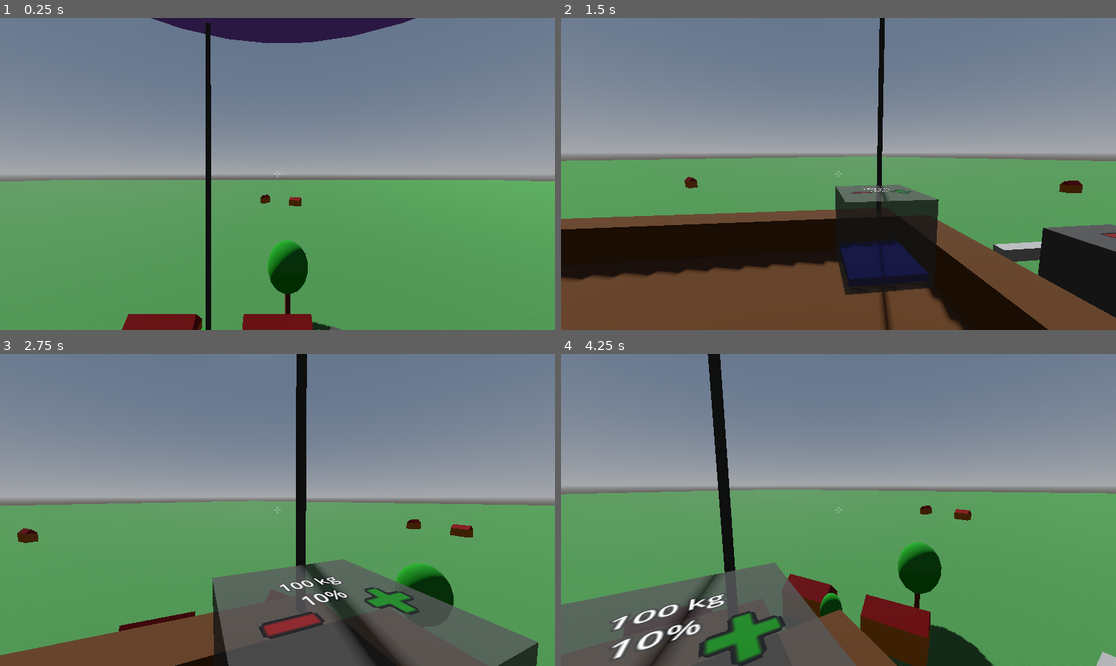
Above: before the commit, frames 1-4 (two rows, left to right).
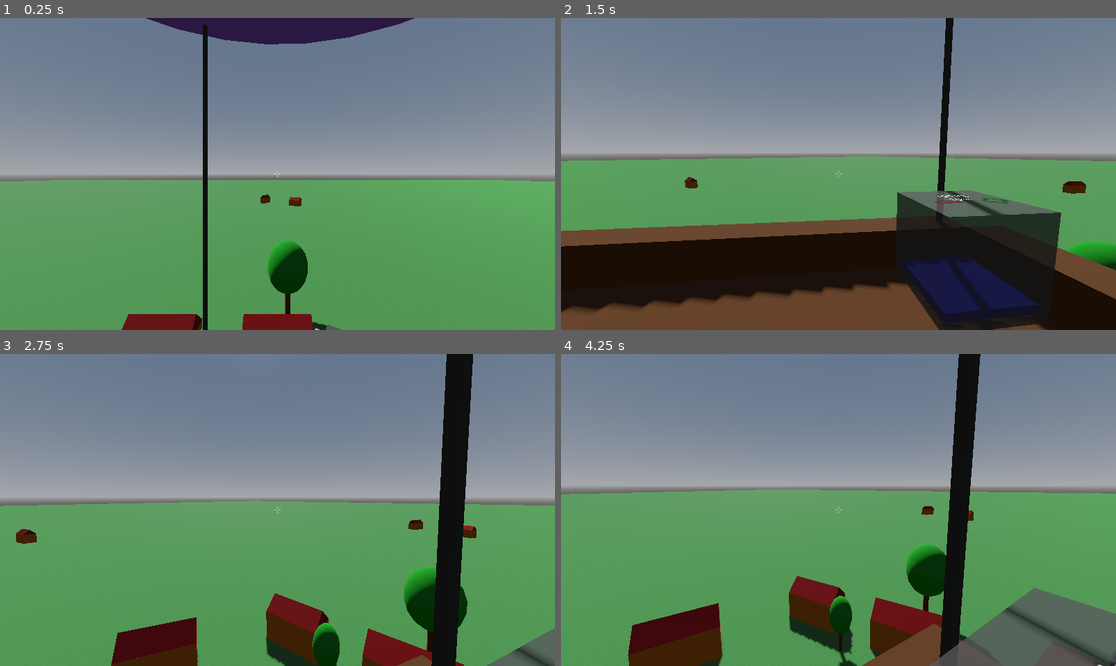
Above: after the commit, the same moments.

Repository: jmdejong/airships
Game: Godot game, scene res://scenes/world.tscn
Two runs of this game, one before a commit and one after it. Both use one fixed random seed, a clock stepped at 60 frames per second and the inputs below.
Inputs (mouse positions are in pixels of both pictures, inside the frame that each line leads up to):
- Up to frame 1 (0.25 s): no input
- Up to frame 2 (1.5 s): move the mouse to (960, 158) at 0.52 s; hold D (right) 0.53-1.28 s; click (960, 158) at 0.6 s; move the mouse to (810, 174) at 1.27 s; hold W (forwards) from 1.28 s (still down); click (810, 174) at 1.35 s
- Up to frame 3 (2.75 s): keep holding W (forwards); move the mouse to (288, 503) at 2.02 s; hold Shift (sprint) from 2.03 s (still down); click (288, 503) at 2.3 s
- Up to frame 4 (4.25 s): keep holding W (forwards); move the mouse to (832, 516) at 2.77 s; release Shift (sprint) at 2.78 s; tap B (toggle_build) at 2.85 s; click (832, 516) at 3.05 s; move the mouse to (877, 513) at 3.52 s; tap G (toggle_gravity) at 3.6 s; click (877, 513) at 3.8 s

The runs differ from the first frame. In frame 1, 1.2% of the frame differs, in the area x 26-75%, y 0-100%; in frame 2, 26%; in frame 3, 25%; in frame 4, 26%, in the area x 0-100%, y 0-100%.

Commit message:
building and removing blocks

Diff:
--- a/code/airship.gd
+++ b/code/airship.gd
@@ -39,5 +39,7 @@
 func build_target() -> bool:
 	return true
 
-#func component_at(pos: Vector3) -> Node3d:
-	#$Component.component_at(pos)
+func build_component(pos: Vector3, component: Component) -> void:
+	var comp_node: Node3D = component.scene.instantiate()
+	comp_node.position = pos
+	$Components/Custom.add_component(comp_node)
--- a/code/build_tab.gd
+++ b/code/build_tab.gd
@@ -2,3 +2,9 @@
 
 
 signal select_build(component: Component)
+signal select_remove
+
+
+func _on_remove_gui_input(event: InputEvent) -> void:
+	if event is InputEventMouseButton and event.pressed and event.button_index == 1:
+		select_remove.emit()
--- a/code/components/ballast.gd
+++ b/code/components/ballast.gd
@@ -32,11 +32,19 @@
 func _on_more_pressed() -> void:
 	filling = min(filling + step, 1.0)
 
+
 func shapes() -> Array[CollisionShape3D]:
-	var s: Array[CollisionShape3D] = []
-	for child in get_children():
-		if child is CollisionShape3D:
-			var c: CollisionShape3D = child.duplicate()
-			c.transform = transform * c.transform
-			s.append(c)
-	return s
+	var c: CollisionShape3D = $CollisionShape3D.duplicate()
+	c.set_meta("component", self)
+	c.transform = transform * c.transform
+	return [c]
+
+
+func block_components() -> Dictionary[Vector3, Node3D]:
+	var d: Dictionary[Vector3, Node3D]
+	var aabb: AABB = transform * $CollisionShape3D.transform * AABB(-$CollisionShape3D.size / 2.0, $CollisionShape3D.size) / Global.block_size
+	for x in range(aabb.position.x, aabb.end.x + 1):
+		for y in range(aabb.position.y, aabb.end.y + 1):
+			for z in range(aabb.position.z, aabb.end.z + 1):
+				d[Vector3(x, y, z)/2.0] = self
+	return d
--- a/code/components/balloon.gd
+++ b/code/components/balloon.gd
@@ -15,10 +15,7 @@
 	return transform * $CenterOfMass.position
 
 func shapes() -> Array[CollisionShape3D]:
-	var s: Array[CollisionShape3D] = []
-	for child in get_children():
-		if child is CollisionShape3D:
-			var c: CollisionShape3D = child.duplicate()
-			c.transform = transform * c.transform
-			s.append(c)
-	return s
+	var c: CollisionShape3D = $CollisionShape3D.duplicate()
+	c.set_meta("component", self)
+	c.transform = transform * c.transform
+	return [c]
--- a/code/components/box_component.gd
+++ b/code/components/box_component.gd
@@ -19,10 +19,16 @@
 	return transform * $CenterOfMass.position
 
 func shapes() -> Array[CollisionShape3D]:
-	var s: Array[CollisionShape3D] = []
-	for child in get_children():
-		if child is CollisionShape3D:
-			var c: CollisionShape3D = child.duplicate()
-			c.transform = transform * c.transform
-			s.append(c)
-	return s
+	var c: CollisionShape3D = $CollisionShape3D.duplicate()
+	c.set_meta("component", self)
+	c.transform = transform * c.transform
+	return [c]
+
+func block_components() -> Dictionary[Vector3, Node3D]:
+	var d: Dictionary[Vector3, Node3D]
+	var aabb: AABB = transform * $CollisionShape3D.transform * AABB(-$CollisionShape3D.size / 2.0, $CollisionShape3D.size) / Global.block_size
+	for x in range(aabb.position.x, aabb.end.x + 1):
+		for y in range(aabb.position.y, aabb.end.y + 1):
+			for z in range(aabb.position.z, aabb.end.z + 1):
+				d[Vector3(x, y, z)/2.0] = self
+	return d
--- a/code/components/composite.gd
+++ b/code/components/composite.gd
@@ -26,8 +26,6 @@
 	for component in get_children():
 		var m: float = component.mass()
 		var v: float = component.displaced_volume()
-		assert(m > 0)
-		assert(v > 0)
 		_mass += m
 		_displaced_volume += v
 		var com: Vector3 = transform * component.center_of_mass()
@@ -72,3 +70,8 @@
 
 func forces() -> Array[Force]:
 	return _forces
+
+func add_component(component: Node3D) -> void:
+	add_child(component)
+	component.changed.connect(_recalculate)
+	_recalculate()
--- a/code/components/engine.gd
+++ b/code/components/engine.gd
@@ -11,9 +11,12 @@
 		else:
 			$Rotor.rps = value / 500
 		changed.emit()
-var step: float = 250
+var step: float = 500
 var max_power: float = 5000
 var min_power: float = -2000
+
+func _ready() -> void:
+	power = power
 
 
 func mass() -> float:
@@ -35,10 +38,7 @@
 	power = min(power + step, max_power)
 
 func shapes() -> Array[CollisionShape3D]:
-	var s: Array[CollisionShape3D] = []
-	for child in get_children():
-		if child is CollisionShape3D:
-			var c: CollisionShape3D = child.duplicate()
-			c.transform = transform * c.transform
-			s.append(c)
-	return s
+	var c: CollisionShape3D = $CollisionShape3D.duplicate()
+	c.set_meta("component", self)
+	c.transform = transform * c.transform
+	return [c]
--- a/code/components/status_panel.gd
+++ b/code/components/status_panel.gd
@@ -24,10 +24,7 @@
 	return transform * $CenterOfMass.position
 
 func shapes() -> Array[CollisionShape3D]:
-	var s: Array[CollisionShape3D] = []
-	for child in get_children():
-		if child is CollisionShape3D:
-			var c: CollisionShape3D = child.duplicate()
-			c.transform = transform * c.transform
-			s.append(c)
-	return s
+	var c: CollisionShape3D = $CollisionShape3D.duplicate()
+	c.set_meta("component", self)
+	c.transform = transform * c.transform
+	return [c]
--- /dev/null
+++ b/code/global.gd
@@ -0,0 +1,3 @@
+extends Node
+
+var block_size: float = 0.5
--- a/code/player.gd
+++ b/code/player.gd
@@ -7,8 +7,9 @@
 
 var gravity_enabled: bool = true
 
-enum MouseMode {Unfocused, Play, Select, Build}
+enum MouseMode {Unfocused, Play, Select, Build, Remove}
 var build_component: Component = null
+var preview: Area3D = null
 
 var mouse_mode: MouseMode = MouseMode.Unfocused:
 	set(value):
@@ -50,6 +51,9 @@
 	velocity = movement.rotated(Vector3(0, 1, 0), rotation.y)
 	move_and_slide()
 
+	try_interact()
+	place_preview()
+
 	viewpoint_changed.emit(position)
 
 func _unhandled_input(event: InputEvent):
@@ -69,7 +73,9 @@
 		if mouse_mode == MouseMode.Play:
 			try_press()
 		elif mouse_mode == MouseMode.Build:
-			pass
+			try_build()
+		elif mouse_mode == MouseMode.Remove:
+			try_remove()
 		else:
 			mouse_mode = MouseMode.Play
 	if Input.is_action_just_pressed("cancel_click"):
@@ -80,10 +86,6 @@
 		rotate_y(-event.relative.x * MOUSE_SENSITIVITY)
 
 
-func _process(_delta: float) -> void:
-	try_interact()
-	try_build()
-
 func try_interact() -> void:
 	var collider = %EyeCast.get_collider()
 	if collider != null and collider.has_method("mouseover_description") and mouse_mode == MouseMode.Play:
@@ -91,29 +93,51 @@
 		%Tooltip.visible = true
 	else:
 		%Tooltip.visible = false
-func try_build() -> void:
+
+func place_preview() -> void:
 	var collider = %BuildCast.get_collider()
 	if collider != null and collider.has_method("build_target") and mouse_mode == MouseMode.Build:
 		%BuildPreview.global_rotation = collider.global_rotation
-		var p: Vector3 = collider.to_local(%BuildCast.get_collision_point())
-
-		var cpos: Vector3 = collider.to_local(%BuildCast.get_collision_point() + %BuildCast.get_collision_normal() * 0.25).snappedf(0.5)
+		var cpos: Vector3 = collider.to_local(%BuildCast.get_collision_point() + %BuildCast.get_collision_normal() * 0.24).snappedf(0.5)
 		%BuildPreview.global_position = collider.to_global(cpos)
-
-
-
+		preview.valid = !preview.has_overlapping_bodies()
 	else:
-		%BuildPreview.global_rotation = Vector3.ZERO
+		%BuildPreview.rotation = Vector3.ZERO
 		%BuildPreview.position = Vector3(0, 0, -2)
+		if preview and preview.valid:
+			preview.valid = false
 
 func try_press() -> void:
 	var collider = %EyeCast.get_collider()
 	if collider != null and collider.has_method("press"):
 		collider.press()
 
+func try_build() -> void:
+	var collider = %BuildCast.get_collider()
+	if collider != null and collider.has_method("build_target") and mouse_mode == MouseMode.Build:
+		%BuildPreview.global_rotation = collider.global_rotation
+		var cpos: Vector3 = collider.to_local(%BuildCast.get_collision_point() + %BuildCast.get_collision_normal() * 0.24).snappedf(0.5)
+		%BuildPreview.global_position = collider.to_global(cpos)
+		preview.valid = !preview.has_overlapping_bodies()
+		if preview.valid:
+			collider.build_component(cpos, build_component)
+
+func try_remove() -> void:
+	var collider: CollisionObject3D = %BuildCast.get_collider()
+	if collider == null:
+		return
+	var shape: CollisionShape3D = collider.shape_owner_get_owner(collider.shape_find_owner(%BuildCast.get_collider_shape()))
+	var component: Node3D = shape.get_meta("component")
+	component.get_parent().remove_child(component)
+	component.changed.emit()
+	component.queue_free()
 
 func _on_build_tab_select_build(component: Component) -> void:
 	build_component = component
 	mouse_mode = MouseMode.Build
-	var preview: Node = component.preview.instantiate()
+	preview = component.preview.instantiate()
 	%BuildPreview.add_child(preview)
+
+
+func _on_build_tab_select_remove() -> void:
+	mouse_mode = MouseMode.Remove
--- /dev/null
+++ b/code/preview.gd
@@ -0,0 +1,10 @@
+extends Area3D
+
+
+var valid: bool = true:
+	set(value):
+		valid = value
+		if value:
+			$MeshInstance3D.material_override.albedo_color = Color(0.5, 0.5, 1.0, 0.5)
+		else:
+			$MeshInstance3D.material_override.albedo_color = Color(1.0, 0.5, 0.5, 0.5)
--- a/project.godot
+++ b/project.godot
@@ -18,6 +18,7 @@
 [autoload]
 
 Atmosphere="*res://code/atmosphere.gd"
+Global="*res://code/global.gd"
 
 [input]
 
--- a/scenes/airship.tscn
+++ b/scenes/airship.tscn
@@ -22,7 +22,7 @@
 collision_layer = 193
 mass = 0.001
 center_of_mass_mode = 1
-linear_damp = 3.0
+linear_damp = 1.0
 angular_damp = 5.0
 script = ExtResource("1_81adk")
 
@@ -35,11 +35,9 @@
 
 [node name="EngineHor" parent="Components/Machines" instance=ExtResource("4_lht5w")]
 transform = Transform3D(-1, 0, -8.74228e-08, 0, 1, 0, 8.74228e-08, 0, -1, -0.5, 0.5, -3.5)
-power = 5000.0
 
 [node name="EngineHor2" parent="Components/Machines" instance=ExtResource("4_lht5w")]
 transform = Transform3D(-1, 0, -8.74228e-08, 0, 1, 0, 8.74228e-08, 0, -1, -0.5, 0.5, 4.5)
-power = 5000.0
 
 [node name="Ballast" parent="Components/Machines" instance=ExtResource("7_gy0ok")]
 transform = Transform3D(-4.37114e-08, 0, 1, 0, 1, 0, -1, 0, -4.37114e-08, -2.5, 0.5, 3)
@@ -135,6 +133,8 @@
 [node name="Woodblock2" parent="Components" instance=ExtResource("10_vgcyv")]
 transform = Transform3D(1, 0, 0, 0, 1, 0, 0, 0, 1, 1, 0.5, 1.5)
 
+[node name="Custom" parent="Components" instance=ExtResource("9_17pty")]
+
 [node name="CenterOfMassMarker" type="MeshInstance3D" parent="."]
 visible = false
 mesh = SubResource("CylinderMesh_gy0ok")
--- a/scenes/build_tab.tscn
+++ b/scenes/build_tab.tscn
@@ -4,7 +4,6 @@
 [ext_resource type="Script" uid="uid://bwgdnm1xngtk0" path="res://code/select_build.gd" id="3_0pqg7"]
 
 [node name="BuildTab" type="CanvasLayer"]
-visible = false
 script = ExtResource("1_h025f")
 
 [node name="PanelContainer" type="PanelContainer" parent="."]
@@ -19,15 +18,22 @@
 [node name="VBoxContainer" type="VBoxContainer" parent="PanelContainer"]
 layout_mode = 2
 
-[node name="Woodblock" type="ColorRect" parent="PanelContainer/VBoxContainer"]
+[node name="Remove" type="Container" parent="PanelContainer/VBoxContainer"]
+custom_minimum_size = Vector2(50, 50)
+layout_mode = 2
+
+[node name="Label" type="Label" parent="PanelContainer/VBoxContainer/Remove"]
+layout_mode = 2
+text = "Remove"
+
+[node name="Woodblock" type="Container" parent="PanelContainer/VBoxContainer"]
 custom_minimum_size = Vector2(50, 50)
 layout_mode = 2
 script = ExtResource("3_0pqg7")
-component = null
 
-[node name="Cancel" type="Label" parent="PanelContainer/VBoxContainer"]
+[node name="Label" type="Label" parent="PanelContainer/VBoxContainer/Woodblock"]
 layout_mode = 2
-text = "Cancel
-"
+text = "Wood block"
 
+[connection signal="gui_input" from="PanelContainer/VBoxContainer/Remove" to="." method="_on_remove_gui_input"]
 [connection signal="gui_input" from="PanelContainer/VBoxContainer/Woodblock" to="PanelContainer/VBoxContainer/Woodblock" method="_on_gui_input"]
--- a/scenes/player.tscn
+++ b/scenes/player.tscn
@@ -13,7 +13,8 @@
 outline_color = Color(0, 0, 0, 0.8)
 
 [node name="Player" type="CharacterBody3D"]
-collision_layer = 0
+collision_layer = 2
+collision_mask = 3
 script = ExtResource("1_3vyb7")
 
 [node name="CollisionShape3D" type="CollisionShape3D" parent="."]
@@ -82,5 +83,7 @@
 horizontal_alignment = 1
 
 [node name="BuildTab" parent="." instance=ExtResource("3_dqkch")]
+visible = false
 
 [connection signal="select_build" from="BuildTab" to="." method="_on_build_tab_select_build"]
+[connection signal="select_remove" from="BuildTab" to="." method="_on_build_tab_select_remove"]
--- a/scenes/previews/woodblock.tscn
+++ b/scenes/previews/woodblock.tscn
@@ -1,14 +1,25 @@
-[gd_scene load_steps=3 format=3 uid="uid://dt2l34ey576cd"]
+[gd_scene load_steps=5 format=3 uid="uid://dt2l34ey576cd"]
+
+[ext_resource type="Script" uid="uid://7a33njbtkfx8" path="res://code/preview.gd" id="1_dl7gd"]
+
+[sub_resource type="StandardMaterial3D" id="StandardMaterial3D_rkhw5"]
+transparency = 1
+albedo_color = Color(1, 1, 1, 0.533333)
 
 [sub_resource type="BoxMesh" id="BoxMesh_6v37h"]
 size = Vector3(0.5, 0.5, 0.5)
 
-[sub_resource type="StandardMaterial3D" id="StandardMaterial3D_6v37h"]
-transparency = 1
-albedo_color = Color(0.533333, 0.533333, 1, 0.533333)
+[sub_resource type="BoxShape3D" id="BoxShape3D_6v37h"]
+size = Vector3(0.45, 0.45, 0.45)
 
-[node name="Woodblock" type="Node3D"]
+[node name="Woodblock" type="Area3D"]
+collision_layer = 0
+collision_mask = 67
+script = ExtResource("1_dl7gd")
 
 [node name="MeshInstance3D" type="MeshInstance3D" parent="."]
+material_override = SubResource("StandardMaterial3D_rkhw5")
 mesh = SubResource("BoxMesh_6v37h")
-surface_material_override/0 = SubResource("StandardMaterial3D_6v37h")
+
+[node name="CollisionShape3D" type="CollisionShape3D" parent="."]
+shape = SubResource("BoxShape3D_6v37h")
Not shown, added: code/global.gd.uid
Not shown, added: code/preview.gd.uid
